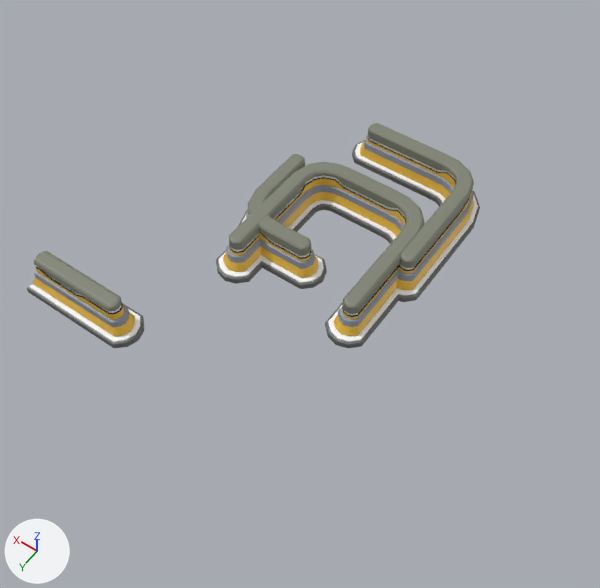
One commit to the FBX model Assets/Models/Level3/Level3_Small_walls.fbx: the scene before it, then after it.
One viewpoint serves both versions: a camera (50 mm lens) standing at (-2.48, 3.16, 5.36) and looking at (-0.09, -0.18, 0.11). The axes (+X, +Y, +Z) are drawn at lower left. The lights are the same throughout. Where no turn or scale is listed for an object, it has been applied to the vertices.

The first picture shows 'Small_wall_L', 'Small_wall_L1', 'Small_wall_L1.001', 'Small_wallv2_1'.
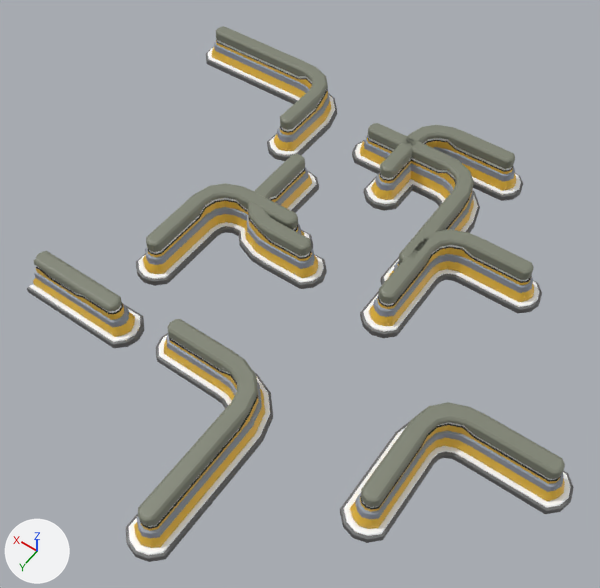
Where the change shows, as pixel boxes (x1, y1, x2, y2) in the pictures (600 x 588 px):
'Small_wall_L26', added: after (126, 319, 273, 562)
    faces in mat_wall_blue_for_pipe (grey #818575): (138, 319, 258, 526)
    faces in mat_wall_gold (yellow #f4c342): (134, 340, 265, 548)
    faces in mat_wall_white (white #ffffff): (128, 336, 270, 555)
    faces in mat_wall_metal (dark grey #6d6d6d): (126, 333, 273, 562)
    faces in mat_wall_base (grey #939aa6): (137, 334, 262, 538)
'Small_wall_L31', added: after (340, 402, 574, 543)
    faces in mat_wall_blue_for_pipe (grey #818575): (361, 402, 565, 507)
    faces in mat_wall_gold (yellow #f4c342): (350, 425, 565, 529)
    faces in mat_wall_white (white #ffffff): (343, 427, 571, 536)
    faces in mat_wall_metal (dark grey #6d6d6d): (340, 422, 574, 543)
    faces in mat_wall_base (grey #939aa6): (355, 430, 564, 519)
'Small_wall_L1.001', deleted: before (216, 161, 424, 348)
    faces in mat_wall_blue_for_pipe (grey #818575): (229, 161, 424, 314)
    faces in mat_wall_gold (yellow #f4c342): (223, 178, 405, 336)
    faces in mat_wall_base (grey #939aa6): (226, 185, 404, 327)
    faces in mat_wall_metal (dark grey #6d6d6d): (216, 204, 400, 348)
    faces in mat_wall_white (white #ffffff): (218, 200, 401, 342)
'Small_wall_L30', added: after (360, 229, 542, 338)
    faces in mat_wall_blue_for_pipe (grey #818575): (378, 229, 534, 304)
    faces in mat_wall_gold (yellow #f4c342): (369, 248, 534, 326)
    faces in mat_wall_metal (dark grey #6d6d6d): (360, 274, 542, 338)
    faces in mat_wall_base (grey #939aa6): (373, 254, 533, 317)
    faces in mat_wall_white (white #ffffff): (363, 269, 539, 332)
'Small_wall_L27', added: after (206, 26, 337, 161)
    faces in mat_wall_blue_for_pipe (grey #818575): (216, 26, 328, 130)
    faces in mat_wall_gold (yellow #f4c342): (212, 41, 331, 151)
    faces in mat_wall_base (grey #939aa6): (214, 40, 329, 142)
    faces in mat_wall_metal (dark grey #6d6d6d): (206, 47, 337, 161)
    faces in mat_wall_white (white #ffffff): (208, 48, 335, 155)
'Small_wall_L29', added: after (136, 183, 313, 286)
    faces in mat_wall_blue_for_pipe (grey #818575): (146, 183, 298, 252)
    faces in mat_wall_gold (yellow #f4c342): (143, 201, 305, 274)
    faces in mat_wall_base (grey #939aa6): (145, 207, 301, 265)
    faces in mat_wall_metal (dark grey #6d6d6d): (136, 226, 313, 286)
    faces in mat_wall_white (white #ffffff): (138, 222, 310, 279)
'Small_wall_L28', added: after (364, 125, 523, 211)
    faces in mat_wall_blue_for_pipe (grey #818575): (380, 125, 515, 178)
    faces in mat_wall_gold (yellow #f4c342): (371, 141, 516, 200)
    faces in mat_wall_base (grey #939aa6): (375, 147, 515, 191)
    faces in mat_wall_metal (dark grey #6d6d6d): (364, 172, 523, 211)
    faces in mat_wall_white (white #ffffff): (366, 174, 521, 204)

Diff of the bpy script that builds the scene:
```diff
--- a/Assets/Models/Level3/Level3_Small_walls.fbx.py
+++ b/Assets/Models/Level3/Level3_Small_walls.fbx.py
@@ ob_small_wall_l1_001 @@
-ob_small_wall_l1_001 = bpy.data.objects.new('Small_wall_L1.001', me_mesh_003)
@@ ob_small_wall_l26 @@
+ob_small_wall_l26 = bpy.data.objects.new('Small_wall_L26', me_mesh_003_1)  # 524 vertices, 512 faces; spans x -0.17..1.01, y -0.3..1.28, z -0.2..0.17; in mat_wall_blue_for_pipe (grey #818575), mat_wall_gold (yellow #f4c342), mat_wall_white (white #ffffff), mat_wall_metal (dark grey #6d6d6d), mat_wall_base (grey #939aa6), mat_lambert4 (white #ffffff), mat_wall_contour_black (black #000000)
+ob_small_wall_l26.location = (-0.428, 0.87, 0.18)
@@ ob_small_wall_l29 @@
+ob_small_wall_l29 = bpy.data.objects.new('Small_wall_L29', me_mesh_006)  # 524 vertices, 512 faces; spans x -0.947..0.174, y -0.224..0.979, z -0.201..0.17; in mat_wall_blue_for_pipe (grey #818575), mat_wall_gold (yellow #f4c342), mat_wall_white (white #ffffff), mat_wall_metal (dark grey #6d6d6d), mat_wall_base (grey #939aa6), mat_lambert4 (white #ffffff), mat_wall_contour_black (black #000000)
+ob_small_wall_l29.location = (1.086, -0.59, 0.18)
@@ ob_small_wall_l31 @@
+ob_small_wall_l31 = bpy.data.objects.new('Small_wall_L31', me_mesh_008)  # 524 vertices, 512 faces; spans x -0.947..0.299, y -0.224..1.017, z -0.201..0.17; in mat_wall_blue_for_pipe (grey #818575), mat_wall_gold (yellow #f4c342), mat_wall_white (white #ffffff), mat_wall_metal (dark grey #6d6d6d), mat_wall_base (grey #939aa6), mat_lambert4 (white #ffffff), mat_wall_contour_black (black #000000)
+ob_small_wall_l31.location = (-1.648, 0.196, 0.18)
@@ ob_small_wall_l28 @@
+ob_small_wall_l28 = bpy.data.objects.new('Small_wall_L28', me_mesh_005)  # 524 vertices, 512 faces; spans x -0.988..0.174, y -0.224..0.859, z -0.201..0.17; in mat_wall_blue_for_pipe (grey #818575), mat_wall_gold (yellow #f4c342), mat_wall_white (white #ffffff), mat_wall_metal (dark grey #6d6d6d), mat_wall_base (grey #939aa6), mat_lambert4 (white #ffffff), mat_wall_contour_black (black #000000)
+ob_small_wall_l28.location = (-0.003, -2.296, 0.18)
@@ ob_small_wall_l30 @@
+ob_small_wall_l30 = bpy.data.objects.new('Small_wall_L30', me_mesh_006.copy())
+ob_small_wall_l30.location = (-0.732, -1.237, 0.18)
@@ ob_small_wall_l27 @@
+ob_small_wall_l27 = bpy.data.objects.new('Small_wall_L27', me_mesh_004)  # 524 vertices, 512 faces; spans x -0.17..1.54, y -0.22..0.86, z -0.2..0.17; in mat_wall_blue_for_pipe (grey #818575), mat_wall_gold (yellow #f4c342), mat_wall_white (white #ffffff), mat_wall_metal (dark grey #6d6d6d), mat_wall_base (grey #939aa6), mat_lambert4 (white #ffffff), mat_wall_contour_black (black #000000)
+ob_small_wall_l27.location = (1.09, -2.296, 0.18)
```
